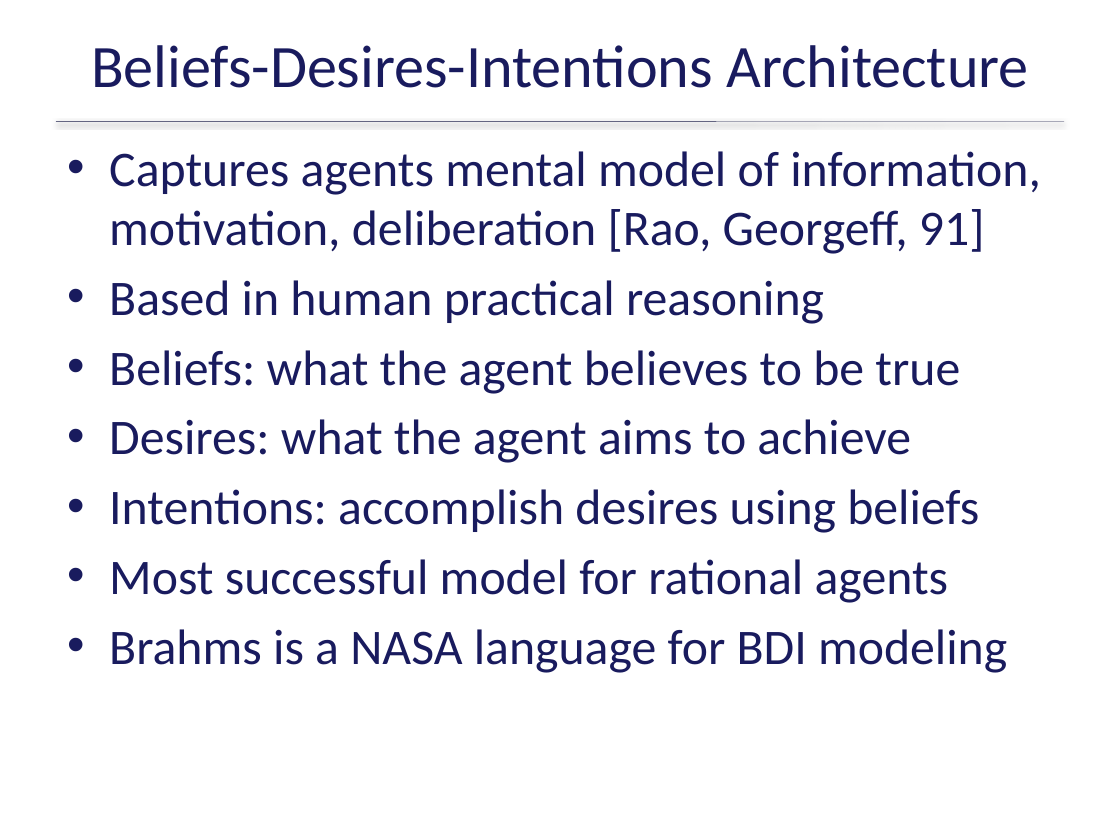
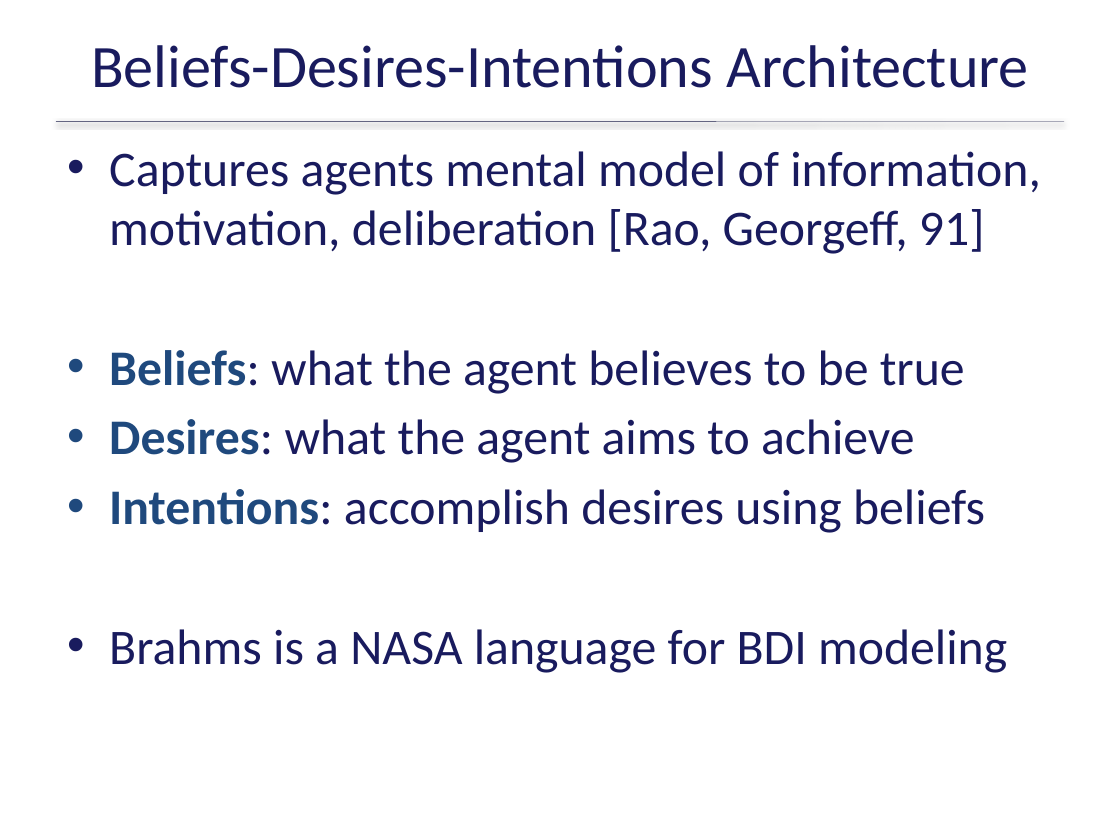
Before and after one commit to ericmercer/workload, a slide deck: slide 37 of publications_and_presentations/BYU13-03-Operator-Workload-Feb-2015.pptx. Drawn at 1120x840 pixels with LibreOffice and Linux fonts; fonts in the diff are those of the drawing; background and template pictures are left out. Boxes give left, top, right and bottom in pixels: in the first picture for what was removed or moved away, otherwise in the second. Text is boxed around its words. In the diff, an @@ line names an element or a change of style, - is before the commit and + after.

```diff
--- a/publications_and_presentations/BYU13-03-Operator-Workload-Feb-2015.pptx
+++ b/publications_and_presentations/BYU13-03-Operator-Workload-Feb-2015.pptx
@@ text at (109,280,824,324): paragraph removed @@
-• Based in human practical reasoning
@@ text at (109,350,985,533): text colour #191B5E to #1F497D, bold on in "Beliefs:", "Desires:", "Intentions:" @@
@@ text at (109,559,948,603): paragraph removed @@
-• Most successful model for rational agents
```
Also in this commit, not shown: 8 other slides changed, 3 slides added, 1 slide removed, 16 other files.
